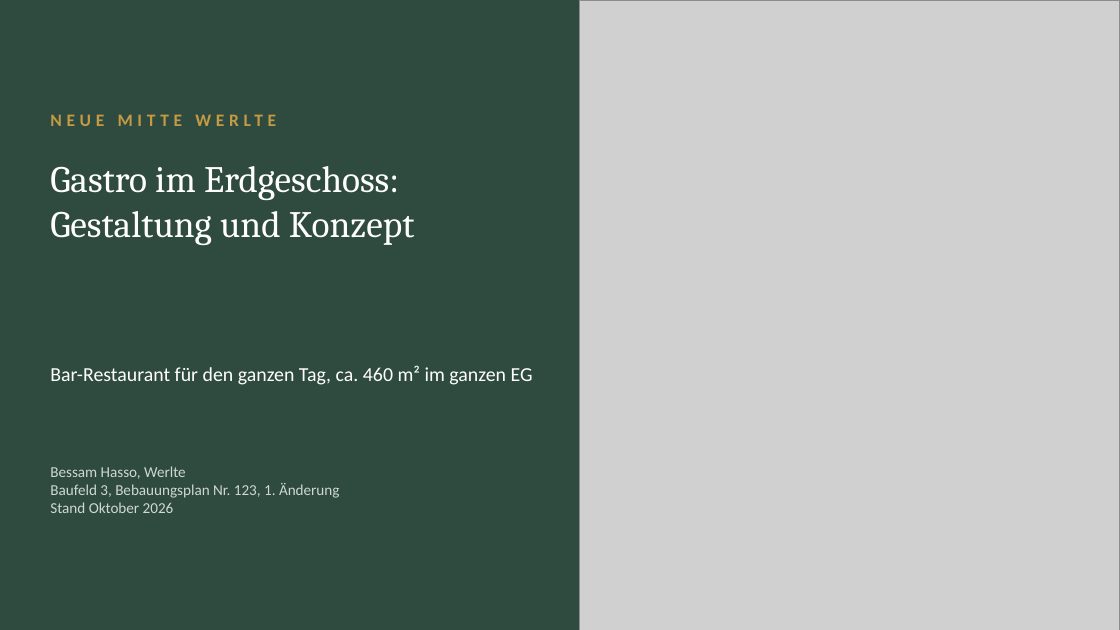
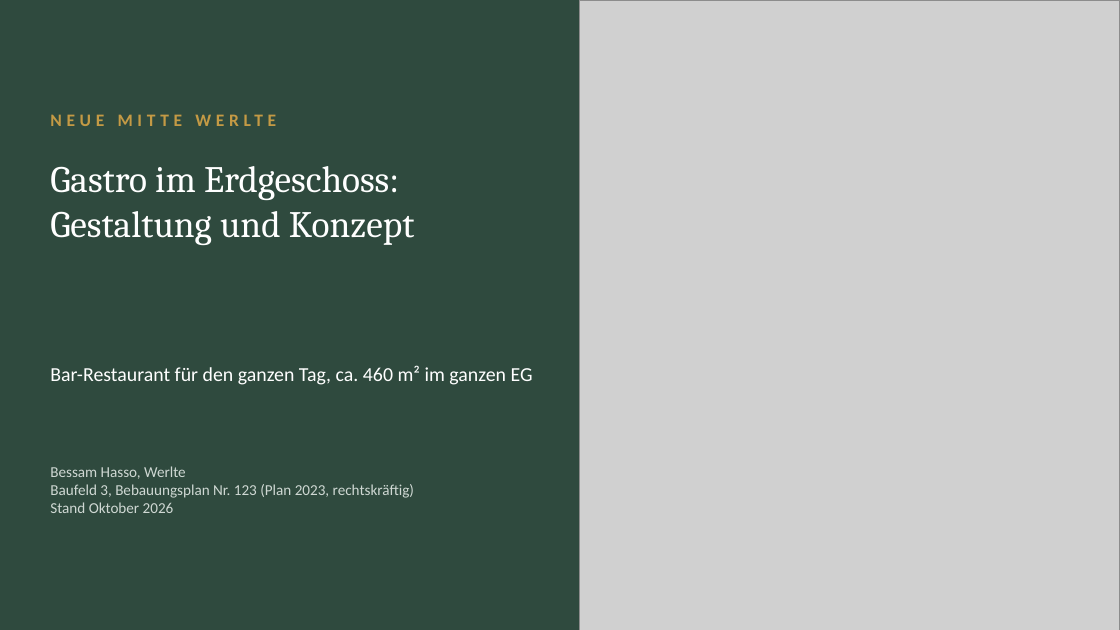
Before and after one commit to CartoonUsername/bau-projekt, a slide deck: slide 1 of praesentation/werlte_master/plan_8WE/Neue-Mitte-Werlte_Baufeld3_Gastro-Konzept_Cambria-Calibri.pptx. Drawn at 1120x630 pixels with LibreOffice and Linux fonts; fonts in the diff are those of the drawing; grey boxes stand for pictures. Boxes give left, top, right and bottom in pixels: in the first picture for what was removed or moved away, otherwise in the second. Text is boxed around its words. In the diff, an @@ line names an element or a change of style, - is before the commit and + after.

```diff
--- a/praesentation/werlte_master/plan_8WE/Neue-Mitte-Werlte_Baufeld3_Gastro-Konzept_Cambria-Calibri.pptx
+++ b/praesentation/werlte_master/plan_8WE/Neue-Mitte-Werlte_Baufeld3_Gastro-Konzept_Cambria-Calibri.pptx
@@ text at (50, 484, 414, 498): text changed @@
-Baufeld 3, Bebauungsplan Nr. 123, 1. Änderung
+Baufeld 3, Bebauungsplan Nr. 123 (Plan 2023, rechtskräftig)
```
Also in this commit, not shown: 2 other files.
